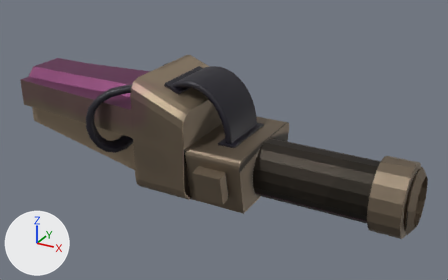
One commit to the FBX model Assets/Player/Equipment/LeafBlower/LeafBlower.fbx: the scene before it, then after it.
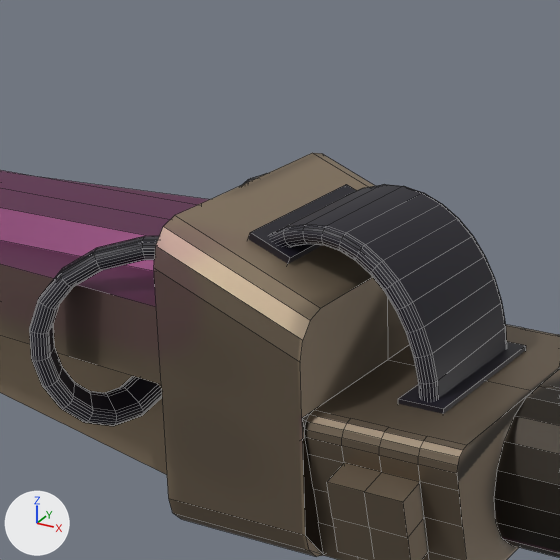
Old and new are each drawn whole from a camera (50 mm lens) standing at (2.48, -4.33, 2.08) and looking at (0.09, 0.01, -0.09) and again close up on the part from 17% to 62% of the width and 0% to 72% of the height. Every picture has the same lights, and +X, +Y and +Z are marked at lower left. The older version's two pictures come first. The close-ups show mesh edges as thin lines. Where no turn or scale is listed for an object, it has been applied to the vertices. Vertices at exactly the same position are counted once.
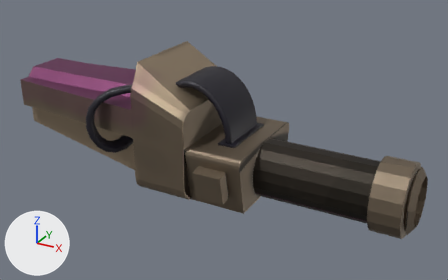
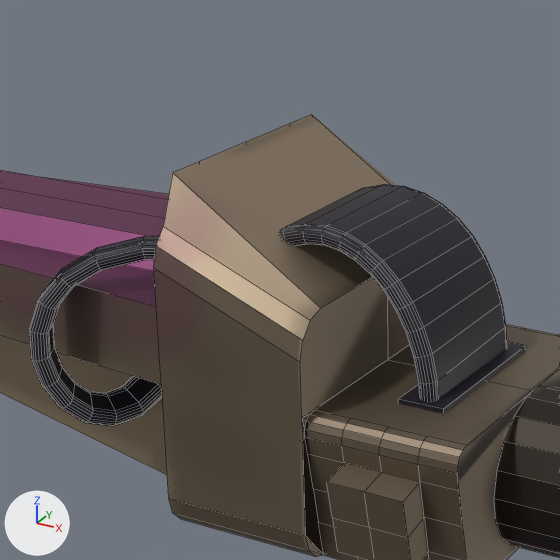
Where the change shows, as pixel boxes (x1, y1, x2, y2) in the close-ups (560 x 560 px; the box of a moved part takes in the faces that stretch with it):
```json
{"object": "Cube", "change": "reshaped", "before": [0, 153, 560, 560], "after": [0, 114, 560, 560]}
{"part": 1, "of": "me_cube_001", "change": "moved or reshaped", "before": [164, 153, 375, 320], "after": [164, 114, 396, 320]}
{"object": "Cube.001", "change": "unchanged, covered by the edit", "before": [248, 184, 357, 264]}
```

Edits to the scene script, one JSON object a line:
```json
{"block": "me_cube_001", "where": "# used by ob_cube; location = (0.0, 0.0, 0.0)"}
{"block": "me_cube_001", "where": "# before: 85 (-0.5, 0.0, 0.5) at pixel (247, 182), 89 (-0.5, 0.25, 0.5) at pixel (290, 162), 90 (-0.5, -0.25, 0.5) at pixel (201, 203), 208 (-0.5, -0.38, 0.5) at pixel (174, 215), 215 (-0.5, 0.38, 0.5) at pixel (312, 152)"}
{"op": "remove", "block": "me_cube_001", "code": "me_cube_001.from_pydata(...)  # 287 vertices, 223 faces; spans x -1.9..1.8, y -0.57..0.57, z -0.54..0.5"}
{"op": "add", "block": "me_cube_001", "code": "me_cube_001.from_pydata(...)  # 287 vertices, 223 faces; spans x -1.9..1.8, y -0.57..0.57, z -0.54..0.63"}
{"block": "me_cube_001", "change": "me_cube_001 part 1"}
{"op": "add", "block": "me_cube_001", "code": "for i in [85, 89, 90, 208, 215]: me_cube_001.vertices[i].co += Vector((0.0, 0.0, 0.13))"}
```
